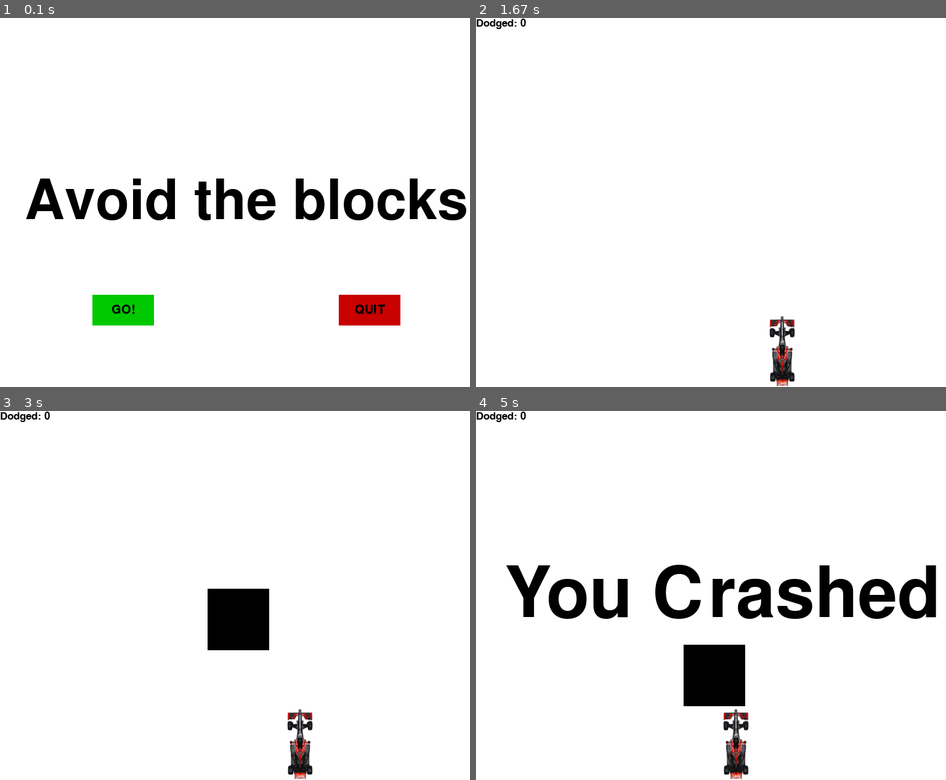
Above: before the commit, frames 1-4 (two rows, left to right).
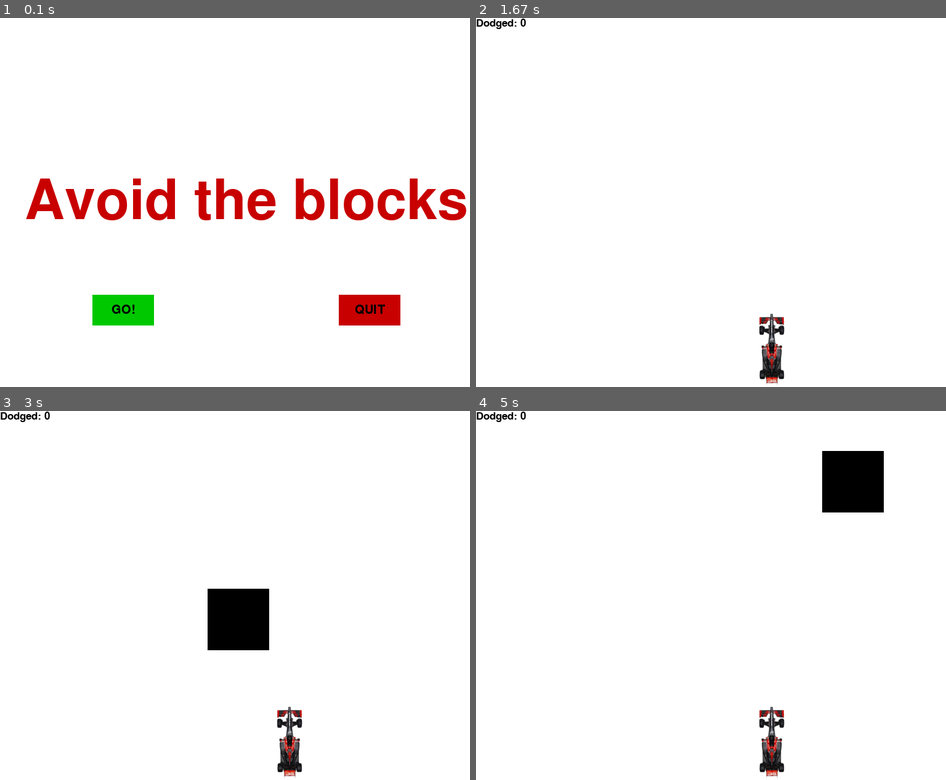
Above: after the commit, the same moments.

Repository: Adioosin/obstacle-avoiding-game-using-pygame
Game: pygame game, started from race-pygame.py
Two runs of this game, one before a commit and one after it. Both use one fixed random seed, a clock stepped at 60 frames per second and the inputs below.
Inputs (mouse positions are in pixels of both pictures, inside the frame that each line leads up to):
- Up to frame 1 (0.1 s): no input
- Up to frame 2 (1.67 s): press the mouse at (598, 309) at 0.37 s; move the mouse to (682, 298) at 0.47 s; release the mouse at (772, 283) at 0.6 s; tap P at 0.67 s; press the mouse at (598, 309) at 1.03 s; move the mouse to (602, 220) at 1.13 s; release the mouse at (607, 128) at 1.27 s; hold Right from 1.33 s (still down)
- Up to frame 3 (3 s): release Right at 1.8 s; hold Right 1.83-2.3 s; hold Left 2.33-2.87 s; hold Left from 2.9 s (still down)
- Up to frame 4 (5 s): release Left at 3.3 s; press the mouse at (598, 702) at 3.37 s; move the mouse to (612, 591) at 3.47 s; release the mouse at (626, 484) at 3.6 s; hold Right 3.67-4.3 s; hold Left 4.33-4.8 s; hold Right from 4.83 s (still down)

The runs differ from the first frame. In frame 1, 4.4% of the frame differs, in the area x 5-100%, y 43-55%; in frame 2, 1.0%; in frame 3, 1.0%; in frame 4, 11%, in the area x 6-98%, y 10-100%.

Commit message:
All done

Diff:
--- a/race-pygame.py
+++ b/race-pygame.py
@@ -10,6 +10,9 @@
 import random
 
 pygame.init()
+
+crash_sound = pygame.mixer.Sound("crash.wav")
+#pygame.mixer.music.load('')
 
 display_width = 800
 display_height = 600
@@ -22,7 +25,7 @@
 
 pause = False
 
-car_width = 75
+car_width = 41
 gameDisplay = pygame.display.set_mode((display_width,display_height))
 pygame.display.set_caption('Racey')
 
@@ -30,6 +33,8 @@
 
 #png of the car
 carImg = pygame.image.load('race_car.png')
+icon = pygame.image.load('race_car.jpg')
+pygame.display.set_icon(icon)
 
 def things_dodged(count):
     font = pygame.font.SysFont(None, 25)
@@ -44,37 +49,62 @@
     gameDisplay.blit(carImg,(x,y)) #to display on screen
 
 # creatig object for the displaying of the messages i.e. surface and rectangle
-def text_objects(text, font):
-    textSurface = font.render(text,True,black)
+def text_objects(text, font, color):
+    textSurface = font.render(text,True,color)
     return textSurface, textSurface.get_rect()
 
 #displaying message on screen
-def message_display(text):
-    largeText = pygame.font.Font('freesansbold.ttf',115)
-    TextSurf, TextRect = text_objects(text,largeText)
+# =============================================================================
+# def message_display(text):
+#     largeText = pygame.font.Font('freesansbold.ttf',115)
+#     TextSurf, TextRect = text_objects(text,largeText, red)
+#     TextRect.center = ((display_width/2),(display_height/2))
+#     gameDisplay.blit(TextSurf, TextRect)
+#
+#     pygame.display.update()
+#
+#     time.sleep(2)
+#
+#     game_loop()
+# =============================================================================
+
+def crash():
+
+    #pygame.mixer.music.stop()
+    pygame.mixer.Sound.play(crash_sound)
+
+    largeText = pygame.font.Font('freesansbold.ttf',90)
+    TextSurf, TextRect = text_objects("You Crashed",largeText,red)
     TextRect.center = ((display_width/2),(display_height/2))
     gameDisplay.blit(TextSurf, TextRect)
-
-    pygame.display.update()
-
-    time.sleep(2)
-
-    game_loop()
-
-def crash():
-    message_display('You Crashed')
+    while True:
+        for event in pygame.event.get():
+            if event.type == pygame.QUIT:
+                pygame.quit()
+                quit()
+        #gameDisplay.fill(white)
+
+
+        button("Play again",150,450,100,50,green,bright_green,game_loop)
+        button("QUIT",550,450,100,50,red,bright_red,quitGame)
+
+        pygame.display.update()
+        clock.tick(15)
 
 def quitGame():
     pygame.quit()
     quit()
 
 def button(msg,x,y,w,h,ic,ac,action = None):
+    #getting the position of the mouse
     mouse = pygame.mouse.get_pos()
+    #getting the click of the mouse
     click = pygame.mouse.get_pressed()
 
-
+    #checking if cursor on the button
     if x+w > mouse[0] > x and y + h > mouse[1] > y:
         pygame.draw.rect(gameDisplay, ac, (x,y,w,h))
+        #change colour on hover and function according to the function object passes
         if click[0] == 1 and action != None:
             action()
 # =============================================================================
@@ -86,9 +116,9 @@
 # =============================================================================
     else:
         pygame.draw.rect(gameDisplay, ic, (x,y,w,h))
-
+     #text to display on the button
     small_text = pygame.font.Font("freesansbold.ttf",20)
-    textSurf, textRect = text_objects(msg, small_text)
+    textSurf, textRect = text_objects(msg, small_text,black)
     textRect.center = ( (x+(w/2)), (y+(h/2)) )
     gameDisplay.blit(textSurf, textRect)
 
@@ -98,16 +128,18 @@
     pause = False
 
 def game_pause():
+
+    largeText = pygame.font.Font('freesansbold.ttf',90)
+    TextSurf, TextRect = text_objects("Paused",largeText,red)
+    TextRect.center = ((display_width/2),(display_height/2))
+    gameDisplay.blit(TextSurf, TextRect)
     while pause:
         for event in pygame.event.get():
             if event.type == pygame.QUIT:
                 pygame.quit()
                 quit()
-        gameDisplay.fill(white)
-        largeText = pygame.font.Font('freesansbold.ttf',90)
-        TextSurf, TextRect = text_objects("Paused",largeText)
-        TextRect.center = ((display_width/2),(display_height/2))
-        gameDisplay.blit(TextSurf, TextRect)
+        #gameDisplay.fill(white)
+
 
         button("Continue",150,450,100,50,green,bright_green,unpause)
         button("QUIT",550,450,100,50,red,bright_red,quitGame)
@@ -125,7 +157,7 @@
                 quit()
         gameDisplay.fill(white)
         largeText = pygame.font.Font('freesansbold.ttf',90)
-        TextSurf, TextRect = text_objects("Avoid the blocks",largeText)
+        TextSurf, TextRect = text_objects("Avoid the blocks",largeText,red)
         TextRect.center = ((display_width/2),(display_height/2))
         gameDisplay.blit(TextSurf, TextRect)
 
@@ -138,6 +170,7 @@
 #main game loop
 def game_loop():
     global pause
+    #pygame.mixer.music.play(-1)
     #placing car on screen
     x = (display_width * 0.45)
     y = (display_height * 0.8)
Binary file added: race_car.jpg
Binary file changed: race_car.png
Not shown, added: crash.wav
